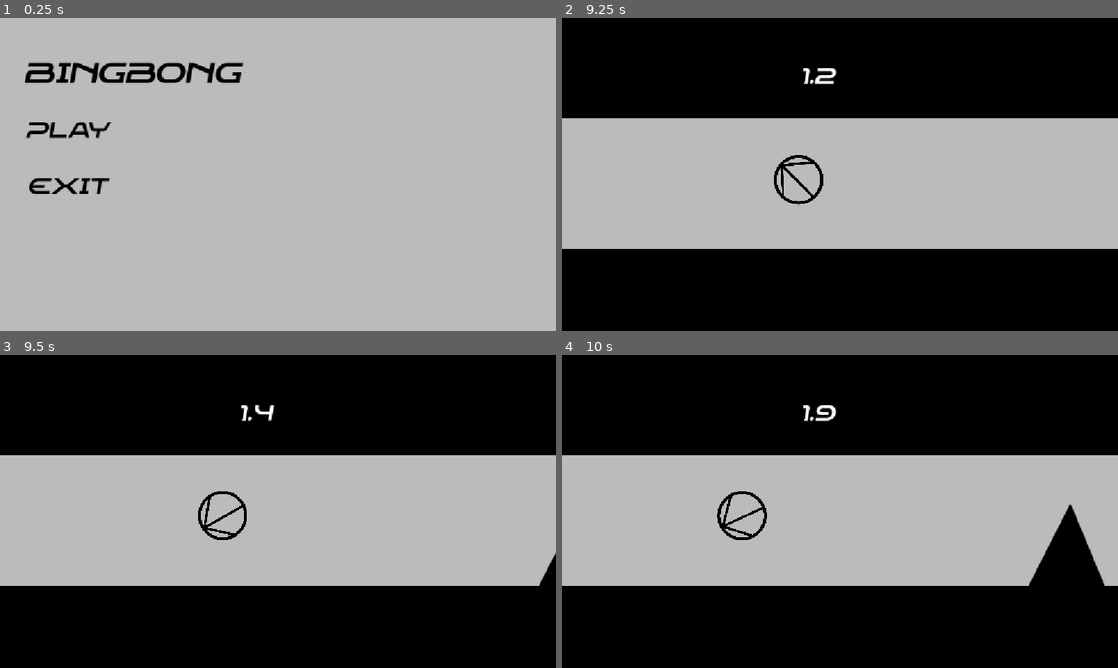
Above: before the commit, frames 1-4 (two rows, left to right).
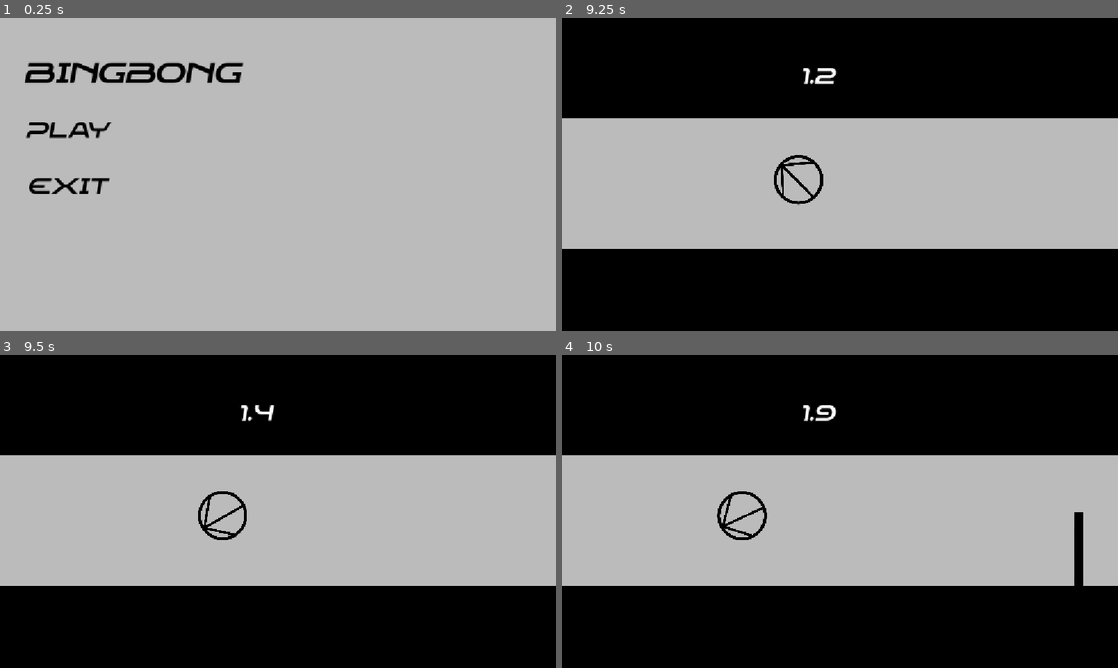
Above: after the commit, the same moments.

Repository: Martycat111/Bingbong
Game: Godot game, scene res://Scenes/menu.tscn
Two runs of this game, one before a commit and one after it. Both use one fixed random seed, a clock stepped at 60 frames per second and the inputs below.
Inputs:
- Up to frame 1 (0.25 s): no input
- Up to frame 2 (9.25 s): click "Play" at 0.5 s; hold Left (rotate clockwise) 1.28-2.03 s; tap Right (rotate counterclockwise) at 2.1 s; hold Space (shoot) 2.78-3.5 s; click "Play Again" at 3.5 s; click "Play" at 4.25 s; tap Left (rotate clockwise) at 5.1 s; hold Right (rotate counterclockwise) 5.78-6.53 s; tap Space (shoot) at 6.6 s; click "Play Again" at 7.25 s; click "Play" at 8 s; hold Left (rotate clockwise) from 8.78 s (still down)
- Up to frame 3 (9.5 s): keep holding Left (rotate clockwise)
- Up to frame 4 (10 s): release Left (rotate clockwise) at 9.53 s; tap Right (rotate counterclockwise) at 9.6 s

Frames 1-2 are identical in both runs. In frame 3, 0.2% of the frame differs, in the area x 97-100%, y 62-74%; in frame 4, 1.6%, in the area x 84-98%, y 47-74%.

Commit message:
Obstace 3

Diff:
--- /dev/null
+++ b/Scenes/Obstacle3.tscn
@@ -0,0 +1,18 @@
+[gd_scene format=3 uid="uid://d3lcklogije35"]
+
+[ext_resource type="Script" uid="uid://ba4s2xsu60hpp" path="res://Scripts/obstacle.gd" id="1_3cqif"]
+[ext_resource type="Texture2D" uid="uid://bh871000kqgyr" path="res://Assets/obstacle3.png" id="2_3cqif"]
+
+[sub_resource type="PhysicsMaterial" id="PhysicsMaterial_2sxyv"]
+
+[node name="Obstacle" type="StaticBody2D" unique_id=1369354784]
+physics_material_override = SubResource("PhysicsMaterial_2sxyv")
+script = ExtResource("1_3cqif")
+
+[node name="Obstacle" type="Sprite2D" parent="." unique_id=1567840298]
+position = Vector2(18, -79)
+scale = Vector2(0.35, 0.35)
+texture = ExtResource("2_3cqif")
+
+[node name="CollisionPolygon2D" type="CollisionPolygon2D" parent="." unique_id=1042038862]
+polygon = PackedVector2Array(-8, 0, 11, 1, 11, -155, -8, -155)
--- a/Scripts/spawner.gd
+++ b/Scripts/spawner.gd
@@ -9,7 +9,7 @@
 
 var obstacle_scene = load("res://Scenes/Obstacle.tscn")
 var obstacle2_scene = load("res://Scenes/Obstacle2.tscn")
-
+var obstacle3_scene = load("res://Scenes/Obstacle3.tscn")
 
 var player_scene = load("res://Scenes/Player.tscn")
 
@@ -32,8 +32,10 @@
 func spawn():
 	var chance = randf_range(0, 1)
 	var instance = obstacle_scene.instantiate()
-	if chance > 0.5:
+	if chance > 0.66:
 		instance = obstacle2_scene.instantiate()
+	if chance < 0.66 and chance > 0.33:
+		instance = obstacle3_scene.instantiate()
 	if randf_range(0, 1) > 0.5:
 		top_obstacles.add_child(instance)
 		instance.rotation = deg_to_rad(180)
Binary file changed: Assets/obstacle3.png
Not shown, added: Assets/obstacle3.png~
